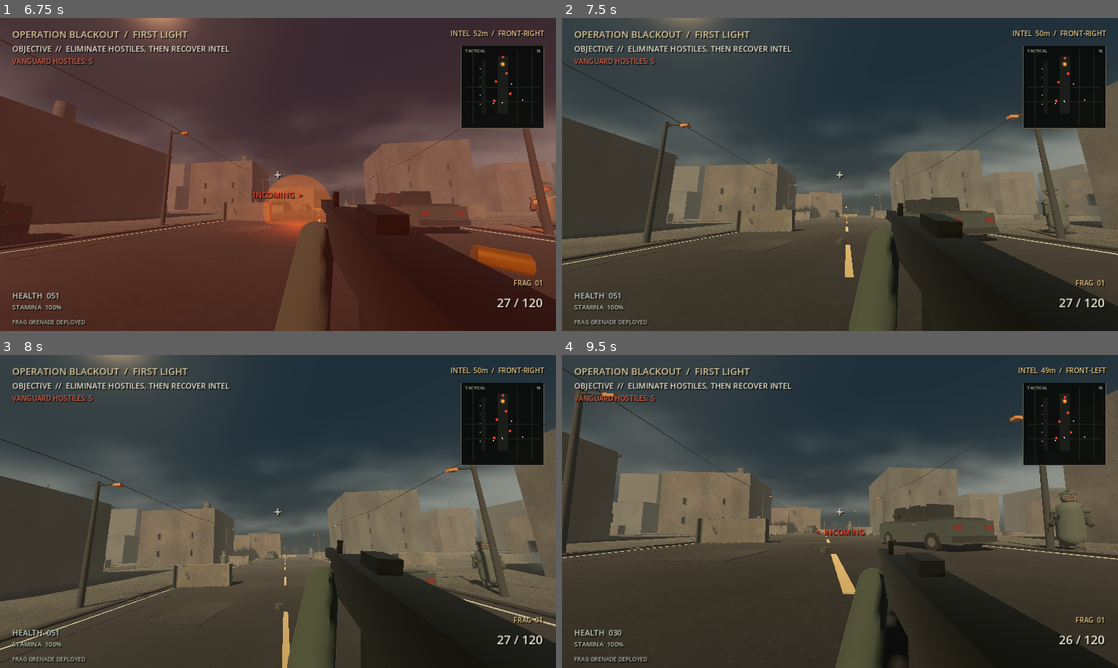
Above: before the commit, frames 1-4 (two rows, left to right).
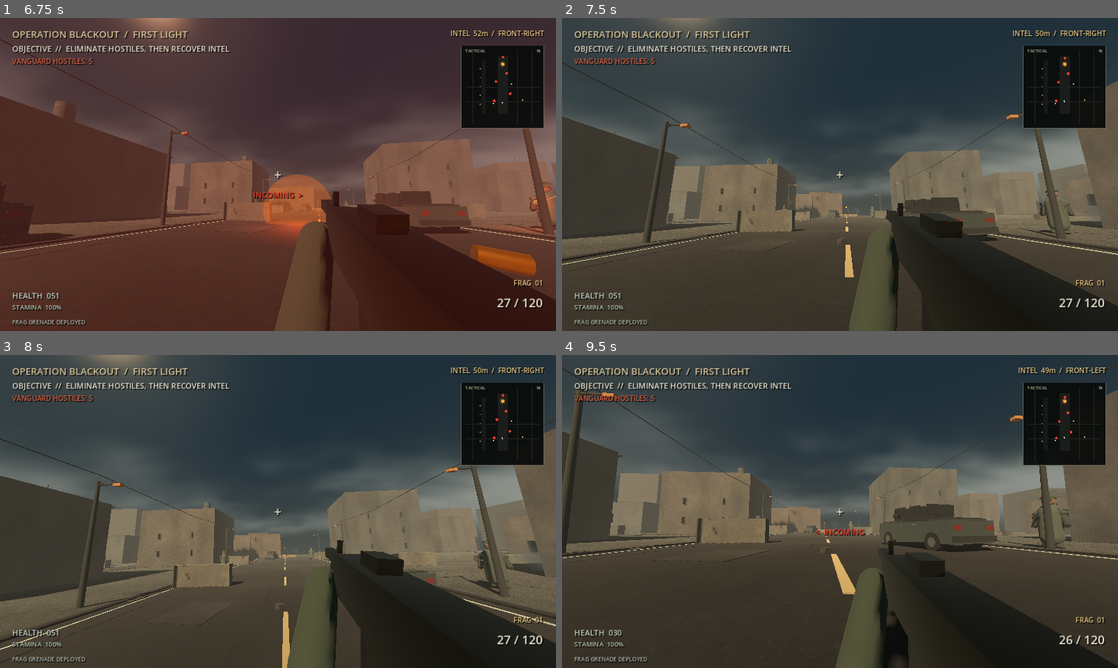
Above: after the commit, the same moments.

Repository: Liladizilla/operation-blackout
Game: Godot game, scene res://scenes/main.tscn
The game is run twice, just before and just after one commit, with the same random seed, the same clock (stepped at 60 frames per second) and the same inputs.
Inputs (mouse positions are in pixels of both pictures, inside the frame that each line leads up to):
- Up to frame 1 (6.75 s): click "DEPLOY / BEGIN OPERATION" at 0.5 s; tap Enter at 1.25, 5.1 s; move the mouse to (272, 180) at 1.27 s; hold W (move_forward) 1.28-3.53 s; tap Ctrl (crouch) at 1.35, 6.6 s; click (272, 180) at 1.42 s; tap Space (jump) at 1.52, 1.82, 2.27, 2.57, 3.77, 4.07, 4.52, 4.82, 5.27, 5.57 s; move the mouse to (316, 177) at 2.02 s; tap F (interact) at 2.1 s; move the mouse to (233, 171) at 2.77 s; tap Z (prone) at 2.85 s; move the mouse to (283, 174) at 3.52 s; hold Q (lean_left) 3.53-4.28 s; tap Shift (sprint) at 3.6 s; click (283, 174) at 3.67 s; move the mouse to (255, 168) at 4.27 s; hold W (move_forward) 4.28-5.03 s; tap G (throw_grenade) at 4.35 s; tap Escape (pause) at 4.9 s; move the mouse to (400, 158) at 5.02 s; hold E (lean_right) 5.03-5.75 s; click "RESUME" at 5.75 s; move the mouse to (250, 174) at 6.52 s; hold W (move_forward) from 6.53 s (still down); click (250, 174) at 6.67 s
- Up to frame 2 (7.5 s): move the mouse to (851, 168) at 7.27 s; release W (move_forward) at 7.28 s; hold E (lean_right) from 7.28 s (still down); tap F (interact) at 7.35 s
- Up to frame 3 (8 s): keep holding E (lean_right); tap Space (jump) at 7.52, 7.82 s
- Up to frame 4 (9.5 s): move the mouse to (834, 517) at 8.02 s; release E (lean_right) at 8.03 s; hold W (move_forward) from 8.03 s (still down); tap Z (prone) at 8.1 s; tap Space (jump) at 8.27, 8.57, 9.02, 9.32 s; move the mouse to (878, 514) at 8.77 s; tap Shift (sprint) at 8.85 s; click (878, 514) at 8.92 s

Frame 1 is identical in both runs. In frame 2, 0.1% of the frame differs, in the area x 85-93%, y 54-70%; in frame 3, 0.3%; in frame 4, 0.6%, in the area x 34-96%, y 21-63%.

Commit message:
Add a deliberate search pause after investigation

Diff:
--- a/scripts/enemy.gd
+++ b/scripts/enemy.gd
@@ -644,8 +644,8 @@
             target_dir = to_target.normalized() * 0.72
             look_at(Vector3(investigate_target.x, global_position.y, investigate_target.z), Vector3.UP)
         else:
-            state = "SEARCH"
-            alert_memory_timer = 0.0
+            _complete_investigation()
+            look_at(Vector3(investigate_target.x, global_position.y, investigate_target.z), Vector3.UP)
     elif state == "SEARCH":
         if patrol_pause_timer > 0.0:
             patrol_pause_timer = maxf(0.0, patrol_pause_timer - delta)
@@ -854,6 +854,13 @@
         cover_goal = _choose_cover(threat_position)
         cover_timer = 1.2
     think_timer = minf(think_timer, 0.1)
+
+func _complete_investigation() -> void:
+    # Reaching a noise location should trigger a brief scan, not an instant return to patrol.
+    state = "SEARCH"
+    alert_memory_timer = 0.0
+    patrol_pause_timer = maxf(patrol_pause_timer, 1.35)
+    patrol_goal = Vector3.ZERO
 
 func _get_district_cover_candidates() -> Array[Vector3]:
     var candidates: Array[Vector3] = []
